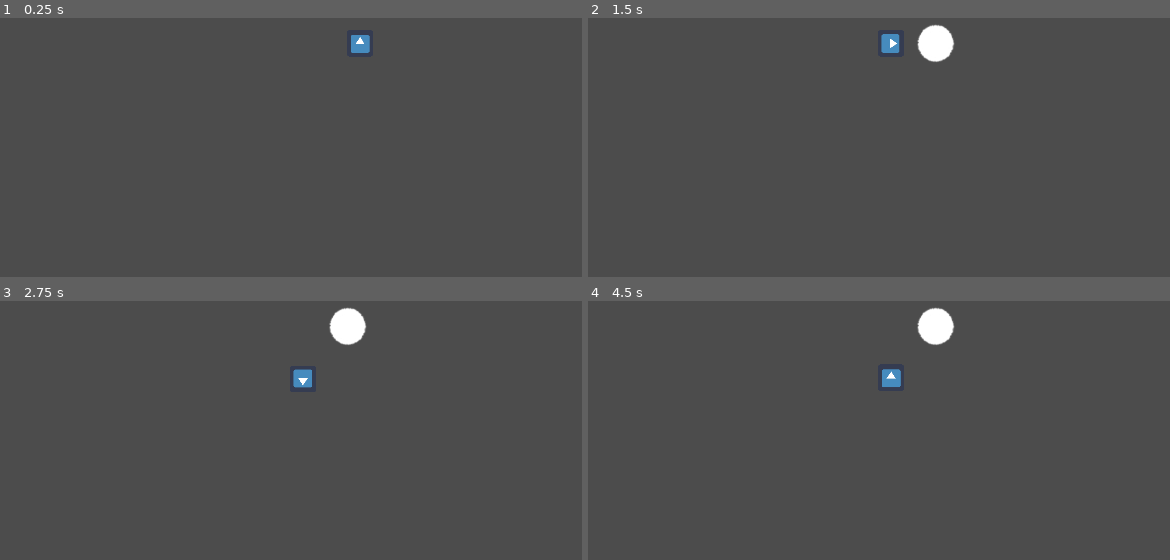
Above: before the commit, frames 1-4 (two rows, left to right).
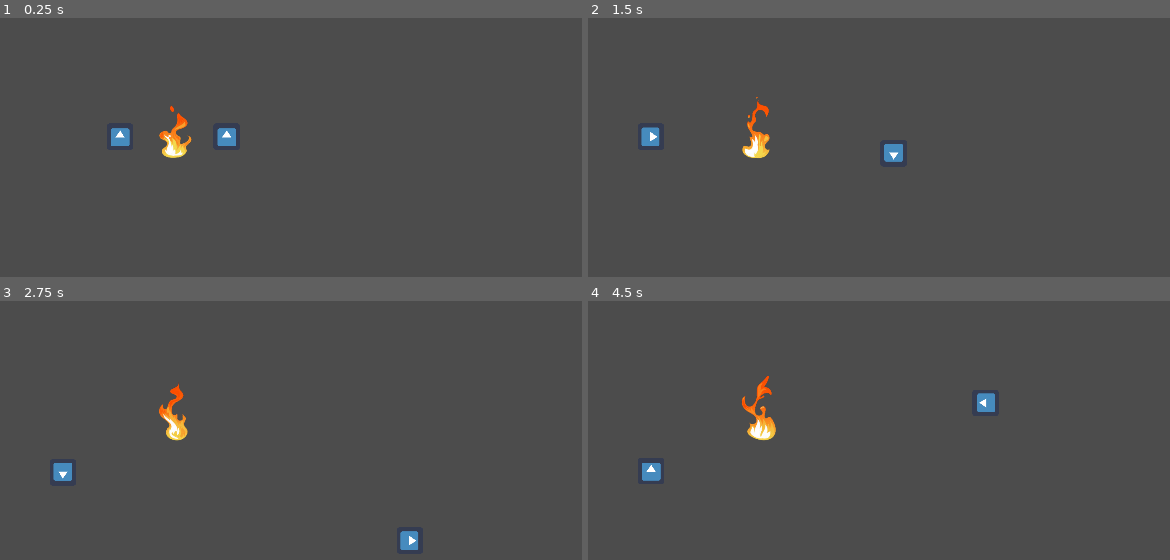
Above: after the commit, the same moments.

Repository: blongty/kingcastlehigh
Game: Godot game, scene res://levels/Node2D.tscn
Two runs of this game, one before a commit and one after it. Both use one fixed random seed, a clock stepped at 60 frames per second and the inputs below. The engine's default icon, where the game draws it, is replaced by a stand-in: a white triangle on a blue panel in a dark square.
Inputs (mouse positions are in pixels of both pictures, inside the frame that each line leads up to):
- Up to frame 1 (0.25 s): no input
- Up to frame 2 (1.5 s): tap Enter at 0.5 s; move the mouse to (1164, 33) at 0.52 s; hold Right (ui_right, bound only before the commit) 0.53-1.28 s; hold A (A, bound only before the commit) 0.53-1.28 s; click (1164, 33) at 0.67 s; tap Space (ui_select, bound only before the commit) at 0.77, 1.07 s; tap D (D, bound only before the commit) at 0.8, 1.35 s; move the mouse to (826, 77) at 1.27 s; hold Down (ui_down, bound only before the commit) from 1.28 s (still down); click (826, 77) at 1.42 s
- Up to frame 3 (2.75 s): tap Space (ui_select, bound only before the commit) at 1.52, 1.82 s; tap S (S, bound only before the commit) at 1.55 s; move the mouse to (outside the picture) at 2.02 s; release Down (ui_down, bound only before the commit) at 2.03 s; hold Right (ui_right, bound only before the commit) from 2.03 s (still down); hold S (S, bound only before the commit) from 2.03 s (still down); click (outside the picture) at 2.17 s; tap W (W, bound only before the commit) at 2.3 s
- Up to frame 4 (4.5 s): move the mouse to (948, 427) at 2.77 s; release Right (ui_right, bound only before the commit) at 2.78 s; release S (S, bound only before the commit) at 2.78 s; hold Up (ui_up, bound only before the commit) 2.78-3.53 s; tap W (W, bound only before the commit) at 2.85 s; tap Space (ui_select, bound only before the commit) at 3.02, 3.32, 3.77, 3.8, 4.07, 4.35 s; click (948, 427) at 3.05 s; move the mouse to (outside the picture) at 3.52 s; press the mouse at (outside the picture) at 3.53 s; hold Left (ui_left, bound only before the commit) from 3.53 s (still down); move the mouse to (outside the picture) at 4.27 s; release the mouse at (outside the picture) at 4.28 s; click (outside the picture) at 4.42 s

The runs differ from the first frame. In frame 1, 1.2% of the frame differs, in the area x 19-64%, y 6-55%; in frame 2, 1.9%; in frame 3, 1.9%; in frame 4, 2.0%, in the area x 9-70%, y 2-70%.

Commit message:
draw lines and shoot
two players have different controll scheme now and holding the shooting button will draw the line

remaining:
catching snowball
aiming for player 2
controller adaption (it works for steam controller tho :/)

Diff:
--- a/components/objects/Player/Player.gd
+++ b/components/objects/Player/Player.gd
@@ -1,24 +1,26 @@
 extends KinematicBody2D
 
 var speed = 0
+var pos = Vector2()
 var motion = Vector2()
 var snowballcount = 1;
 export (PackedScene) var bullet
+export (String) var nametag
 onready var firepoint = get_node("firepoint")
 
 func _physics_process(delta):
 	var bb;
 
-	if Input.is_action_pressed("W"):
+	if Input.is_action_pressed("W"+nametag):
 		rotation_degrees = 0
 		motion.y = -200
-	elif Input.is_action_pressed("S"):
+	elif Input.is_action_pressed("S"+nametag):
 		rotation_degrees = 180
 		motion.y = 200
-	elif Input.is_action_pressed("A"):
+	elif Input.is_action_pressed("A"+nametag):
 		rotation_degrees = 270
 		motion.x = -200
-	elif Input.is_action_pressed("D"):
+	elif Input.is_action_pressed("D"+nametag):
 		rotation_degrees = 90
 		motion.x = 200
 	else:
@@ -41,16 +43,22 @@
 #	motion.y = speed * cos(rotation);
 	move_and_slide(motion);
 
-	if Input.is_action_pressed("ui_select") and snowballcount > 0:
-		snowballcount -= 1;
-		bb = bullet.instance();
-		firepoint.add_child(bb);
+	pos = global_position
+	update()
 
-	if Input.is_action_pressed("shoot") and snowballcount > 0:
+	if Input.is_action_just_released("shoot"+nametag) and snowballcount > 0:
 		snowballcount -= 1
 		bb = bullet.instance()
 		firepoint.add_child(bb)
-		bb.position = Vector2(position.x, position.y)
+		bb.position = position
 		bb.set_direction(get_global_mouse_position())
+		bb._ready()
 
 	pass
+
+func _on_snowball_enter(area : Area2D):
+	queue_free()
+
+func _draw():
+	if Input.is_action_pressed("shoot"+nametag) and snowballcount > 0:
+		draw_line(Vector2(0, 0), get_local_mouse_position(), Color(0,255,0), 10)
--- a/components/objects/Player/Player.tscn
+++ b/components/objects/Player/Player.tscn
@@ -7,14 +7,23 @@
 [sub_resource type="RectangleShape2D" id=1]
 extents = Vector2( 32, 32 )
 
+[sub_resource type="RectangleShape2D" id=2]
+extents = Vector2( 32, 32 )
+
 [node name="Player" type="KinematicBody2D"]
 script = ExtResource( 1 )
 bullet = ExtResource( 2 )
 
 [node name="firepoint" type="Node" parent="."]
 
+[node name="Sprite" type="Sprite" parent="."]
+texture = ExtResource( 3 )
+
 [node name="CollisionShape2D" type="CollisionShape2D" parent="."]
 shape = SubResource( 1 )
+one_way_collision_margin = 0.0
 
-[node name="Sprite" type="Sprite" parent="."]
-texture = ExtResource( 3 )
+[node name="Area2D" type="Area2D" parent="."]
+
+[node name="CollisionShape2D" type="CollisionShape2D" parent="Area2D"]
+shape = SubResource( 2 )
--- a/components/objects/snowball/snowball.gd
+++ b/components/objects/snowball/snowball.gd
@@ -2,7 +2,7 @@
 
 var direction : Vector2
 
-export(float) var speed = 2500
+export(float) var speed = 1000
 
 # Once added to the scene tree, function will immediately start moving
 func _ready():
@@ -11,10 +11,12 @@
 
 # Call this function before adding the instance to the tree
 # Given a point, will launch snowball towards that point
-func set_direction(target : Vector2):
-	direction = target - get_transform().get_origin()
-	direction = direction.normalized()
-
+func set_direction(target : Vector2, radius : float = -100):
+	if (radius == -100):
+		direction = target - get_transform().get_origin()
+		direction = direction.normalized()
+	else:
+		pass
 
 #func _input(event):
 #	if event is InputEventKey and event.scancode == KEY_SPACE:
@@ -28,3 +30,9 @@
 
 func _on_other_area_entered(other : Area2D):
 	queue_free()
+#	if(other.get_tree()):
+#		print(other.get_tree())
+#		pass
+#	else:
+#		print(other.get_tree())
+#		queue_free()
--- a/levels/Node2D.tscn
+++ b/levels/Node2D.tscn
@@ -1,8 +1,17 @@
-[gd_scene load_steps=2 format=2]
+[gd_scene load_steps=3 format=2]
 
 [ext_resource path="res://components/objects/Player/Player.tscn" type="PackedScene" id=1]
+[ext_resource path="res://components/objects/enemies/Enemy.tscn" type="PackedScene" id=2]
 
 [node name="Node2D" type="Node2D"]
 
 [node name="Player" parent="." instance=ExtResource( 1 )]
-position = Vector2( 864, 512 )
+position = Vector2( 288, 736 )
+nametag = "A"
+
+[node name="Player2" parent="." instance=ExtResource( 1 )]
+position = Vector2( 544, 736 )
+nametag = "B"
+
+[node name="Enemy" parent="." instance=ExtResource( 2 )]
+position = Vector2( 416, 736 )
--- a/project.godot
+++ b/project.godot
@@ -35,29 +35,108 @@
 
 [input]
 
-W={
+ui_accept={
+"deadzone": 0.5,
+"events": [  ]
+}
+ui_select={
+"deadzone": 0.5,
+"events": [  ]
+}
+ui_cancel={
+"deadzone": 0.5,
+"events": [  ]
+}
+ui_focus_next={
+"deadzone": 0.5,
+"events": [  ]
+}
+ui_focus_prev={
+"deadzone": 0.5,
+"events": [  ]
+}
+ui_left={
+"deadzone": 0.5,
+"events": [  ]
+}
+ui_right={
+"deadzone": 0.5,
+"events": [  ]
+}
+ui_up={
+"deadzone": 0.5,
+"events": [  ]
+}
+ui_down={
+"deadzone": 0.5,
+"events": [  ]
+}
+ui_page_up={
+"deadzone": 0.5,
+"events": [  ]
+}
+ui_page_down={
+"deadzone": 0.5,
+"events": [  ]
+}
+ui_home={
+"deadzone": 0.5,
+"events": [  ]
+}
+ui_end={
+"deadzone": 0.5,
+"events": [  ]
+}
+WA={
 "deadzone": 0.5,
 "events": [ Object(InputEventKey,"resource_local_to_scene":false,"resource_name":"","device":0,"alt":false,"shift":false,"control":false,"meta":false,"command":false,"pressed":false,"scancode":87,"unicode":0,"echo":false,"script":null)
  ]
 }
-A={
+AA={
 "deadzone": 0.5,
 "events": [ Object(InputEventKey,"resource_local_to_scene":false,"resource_name":"","device":0,"alt":false,"shift":false,"control":false,"meta":false,"command":false,"pressed":false,"scancode":65,"unicode":0,"echo":false,"script":null)
  ]
 }
-S={
+SA={
 "deadzone": 0.5,
 "events": [ Object(InputEventKey,"resource_local_to_scene":false,"resource_name":"","device":0,"alt":false,"shift":false,"control":false,"meta":false,"command":false,"pressed":false,"scancode":83,"unicode":0,"echo":false,"script":null)
  ]
 }
-D={
+DA={
 "deadzone": 0.5,
 "events": [ Object(InputEventKey,"resource_local_to_scene":false,"resource_name":"","device":0,"alt":false,"shift":false,"control":false,"meta":false,"command":false,"pressed":false,"scancode":68,"unicode":0,"echo":false,"script":null)
  ]
 }
-shoot={
+shootA={
 "deadzone": 0.5,
 "events": [ Object(InputEventMouseButton,"resource_local_to_scene":false,"resource_name":"","device":0,"alt":false,"shi …(212 unchanged characters)…
+, Object(InputEventJoypadButton,"resource_local_to_scene":false,"resource_name":"","device":0,"button_index":5,"pressure":0.0,"pressed":false,"script":null)
+ ]
+}
+WB={
+"deadzone": 0.5,
+"events": [ Object(InputEventKey,"resource_local_to_scene":false,"resource_name":"","device":0,"alt":false,"shift":false,"control":false,"meta":false,"command":false,"pressed":false,"scancode":16777232,"unicode":0,"echo":false,"script":null)
+ ]
+}
+AB={
+"deadzone": 0.5,
+"events": [ Object(InputEventKey,"resource_local_to_scene":false,"resource_name":"","device":0,"alt":false,"shift":false,"control":false,"meta":false,"command":false,"pressed":false,"scancode":16777231,"unicode":0,"echo":false,"script":null)
+ ]
+}
+SB={
+"deadzone": 0.5,
+"events": [ Object(InputEventKey,"resource_local_to_scene":false,"resource_name":"","device":0,"alt":false,"shift":false,"control":false,"meta":false,"command":false,"pressed":false,"scancode":16777234,"unicode":0,"echo":false,"script":null)
+ ]
+}
+DB={
+"deadzone": 0.5,
+"events": [ Object(InputEventKey,"resource_local_to_scene":false,"resource_name":"","device":0,"alt":false,"shift":false,"control":false,"meta":false,"command":false,"pressed":false,"scancode":16777233,"unicode":0,"echo":false,"script":null)
+ ]
+}
+shootB={
+"deadzone": 0.5,
+"events": [ Object(InputEventKey,"resource_local_to_scene":false,"resource_name":"","device":0,"alt":false,"shift":false,"control":false,"meta":false,"command":false,"pressed":false,"scancode":32,"unicode":0,"echo":false,"script":null)
+, Object(InputEventJoypadButton,"resource_local_to_scene":false,"resource_name":"","device":1,"button_index":5,"pressure":0.0,"pressed":false,"script":null)
  ]
 }
 
Not shown: 1 places in components/objects/Player/Player.tscn that only renumber resources
